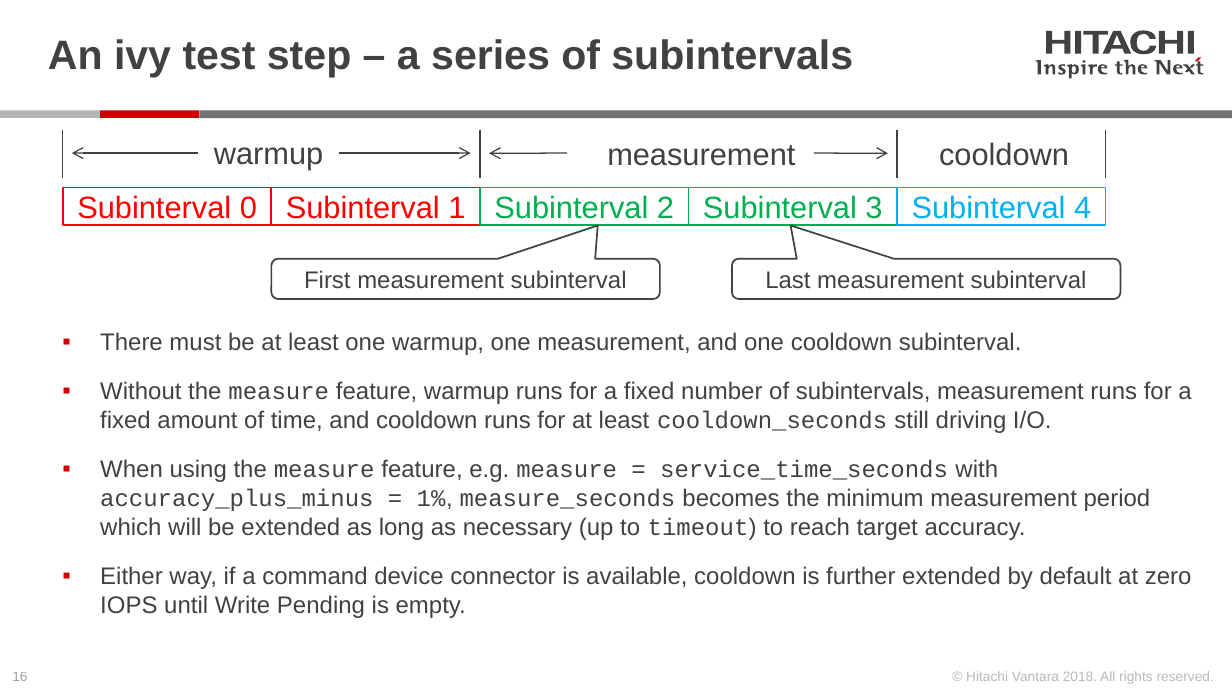
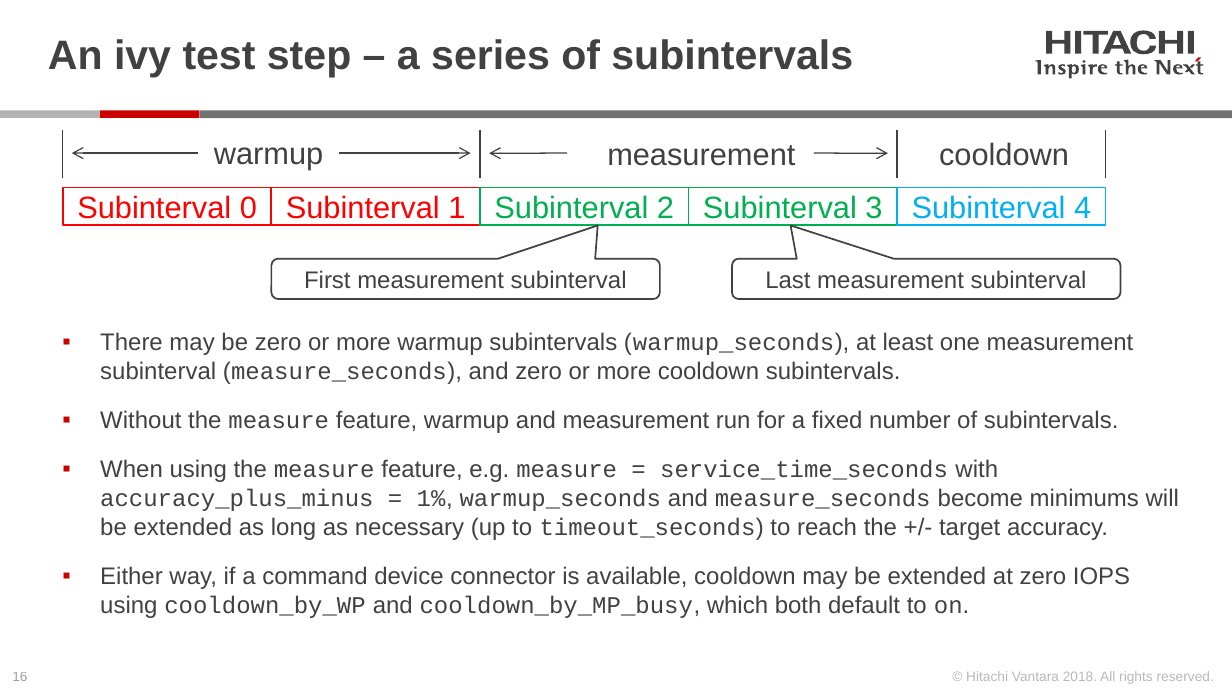
Before and after one commit to Hitachi-Data-Systems/ivy, a slide deck: slide 16 of doc/getting_started_with_ivy.pptx. Drawn at 1232x693 pixels with LibreOffice and Linux fonts; fonts in the diff are those of the drawing. Boxes give left, top, right and bottom in pixels: in the first picture for what was removed or moved away, otherwise in the second. Text is boxed around its words. In the diff, an @@ line names an element or a change of style, - is before the commit and + after.

```diff
--- a/doc/getting_started_with_ivy.pptx
+++ b/doc/getting_started_with_ivy.pptx
@@ text at (100, 332, 1179, 618): text changed @@
-▪ There must be at least one warmup, one measurement, and one cooldown subinterval.
-▪ Without the measure feature, warmup runs for a fixed number of subintervals, measurement runs for a fixed amount of time, and cooldown runs for at least cooldown_seconds still driving I/O.
-▪ When using the measure feature, e.g. measure = service_time_seconds with accuracy_plus_minus = 1%, measure_seconds becomes the minimum measurement period which will be extended as long as necessary (up to timeout) to reach target accuracy.
-▪ Either way, if a command device connector is available, cooldown is further extended by default at zero IOPS until Write Pending is empty.
+▪ There may be zero or more warmup subintervals (warmup_seconds), at least one measurement subinterval (measure_seconds), and zero or more cooldown subintervals.
+▪ Without the measure feature, warmup and measurement run for a fixed number of subintervals.
+▪ When using the measure feature, e.g. measure = service_time_seconds with accuracy_plus_minus = 1%, warmup_seconds and measure_seconds become minimums will be extended as long as necessary (up to timeout_seconds) to reach the +/- target accuracy.
+▪ Either way, if a command device connector is available, cooldown may be extended at zero IOPS using cooldown_by_WP and cooldown_by_MP_busy, which both default to on.
```
Also in this commit, not shown: 7 other slides changed, 1 slide added, 48 other files.
